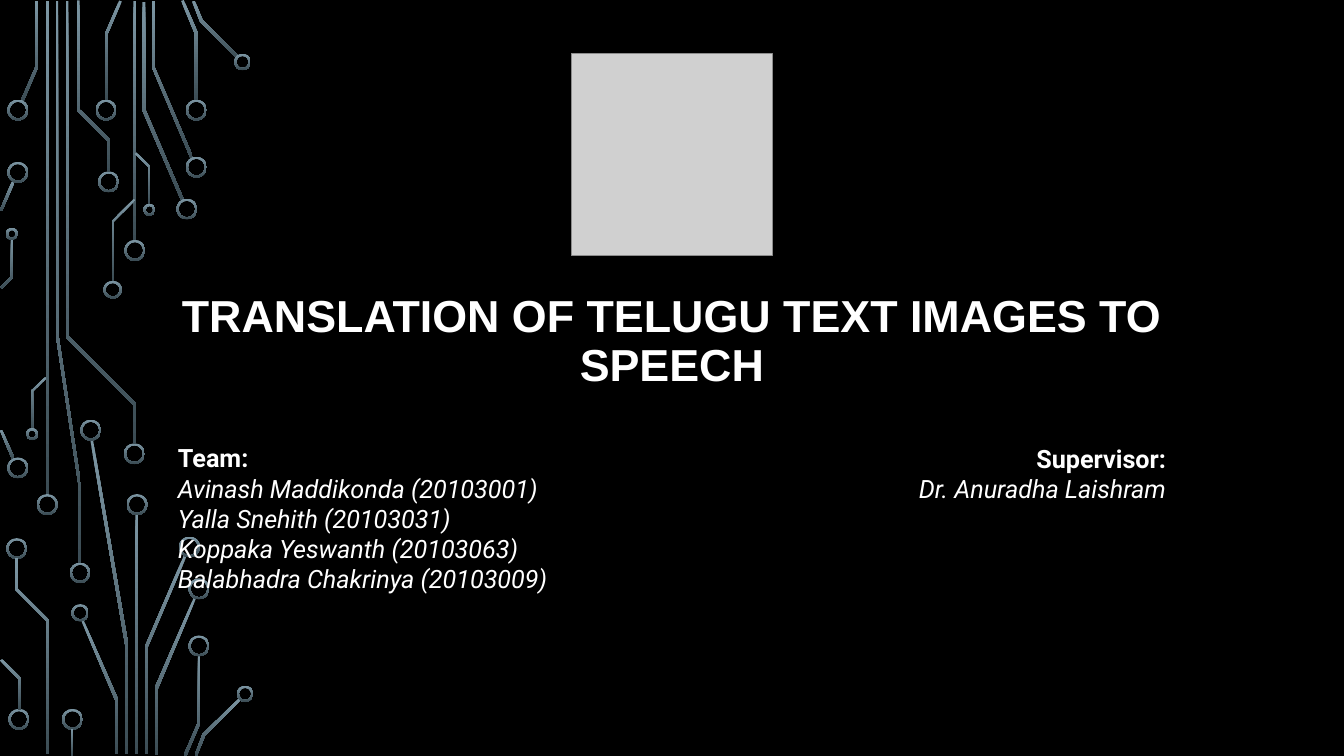
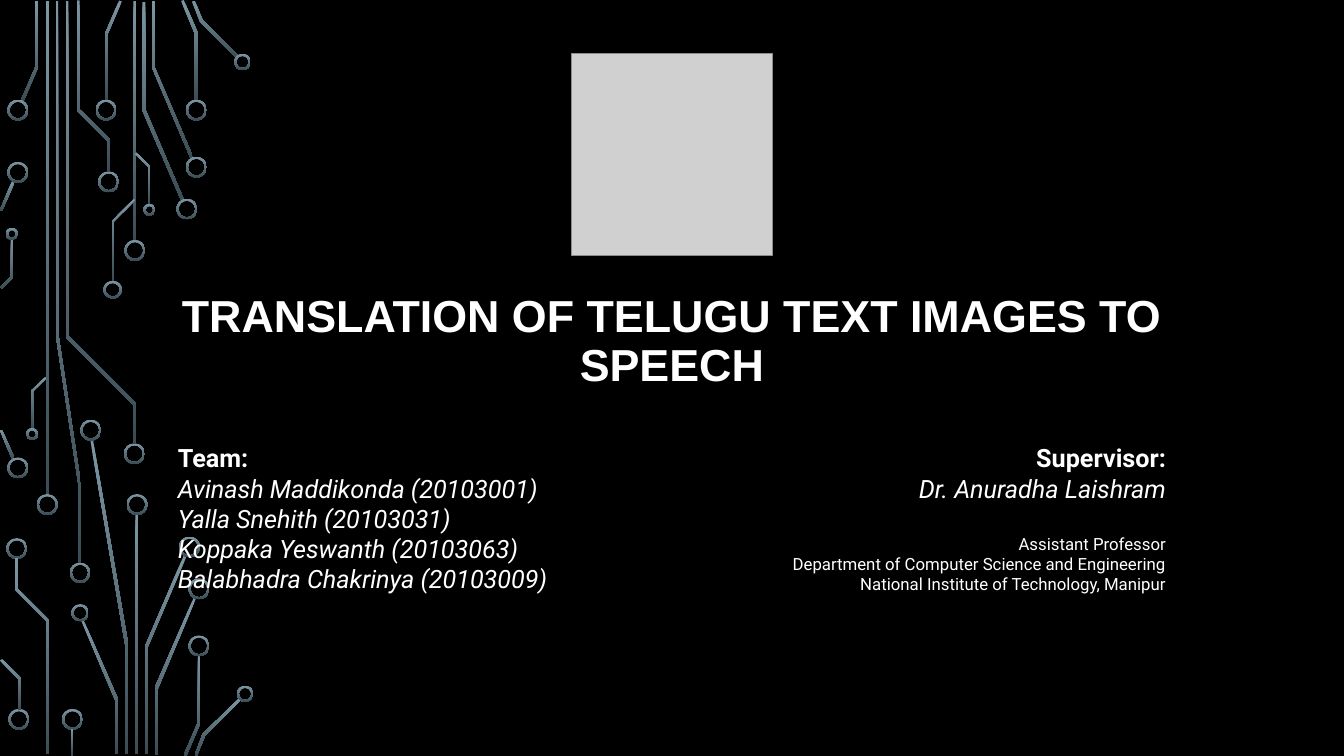
Before and after one commit to SFM61319/image2speech-te, a slide deck: slide 1 of docs/Presentation-1.pptx. Drawn at 1344x756 pixels with LibreOffice and Linux fonts; fonts in the diff are those of the drawing; grey boxes stand for pictures; background and template pictures are left out. Boxes give left, top, right and bottom in pixels: in the first picture for what was removed or moved away, otherwise in the second. Text is boxed around its words. In the diff, an @@ line names an element or a change of style, - is before the commit and + after.

Commit message:
Update presentation with newspaper images

```diff
--- a/docs/Presentation-1.pptx
+++ b/docs/Presentation-1.pptx
@@ text "Supervisor:": place and size @@
-text "Supervisor:" at [919,449,1166,499]
+text "Supervisor:" at [793,448,1166,594]
@@ text at [793,537,1166,594]: paragraphs added @@
+Assistant Professor
+Department of Computer Science and Engineering
+National Institute of Technology, Manipur
```
Also in this commit, not shown: 1 other slide changed, 1 slide added, 1 other file.
